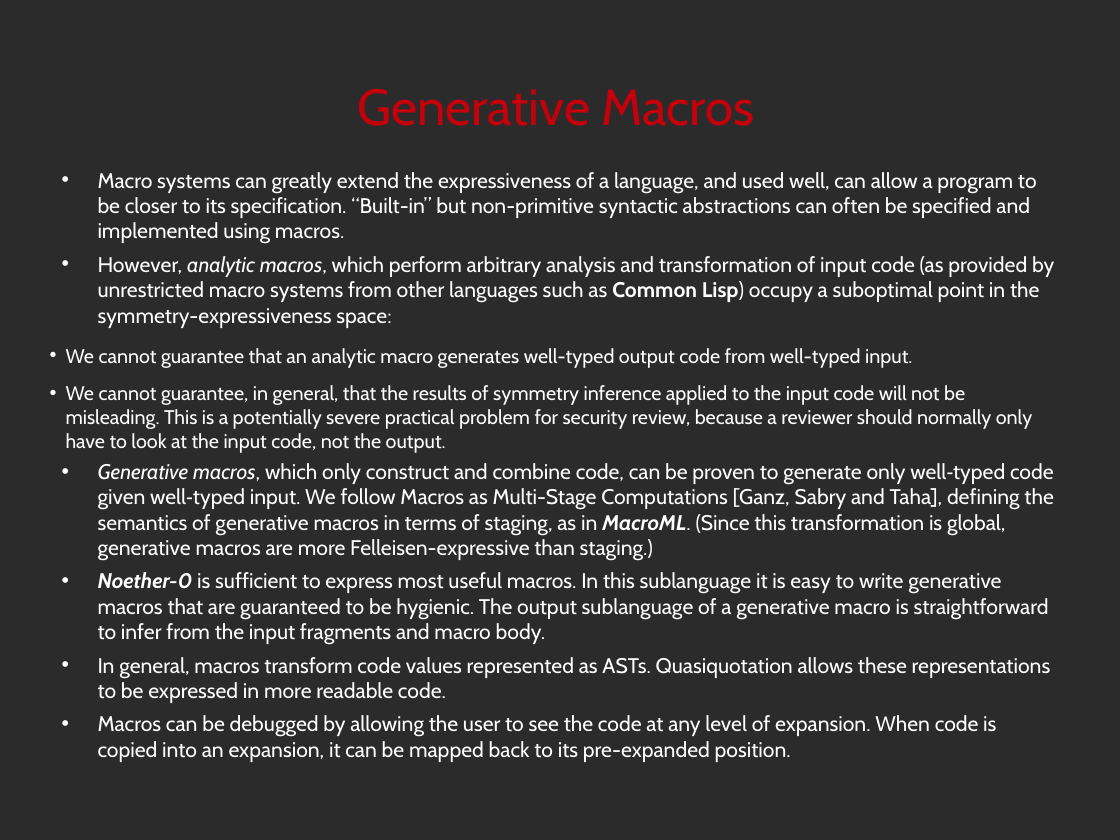
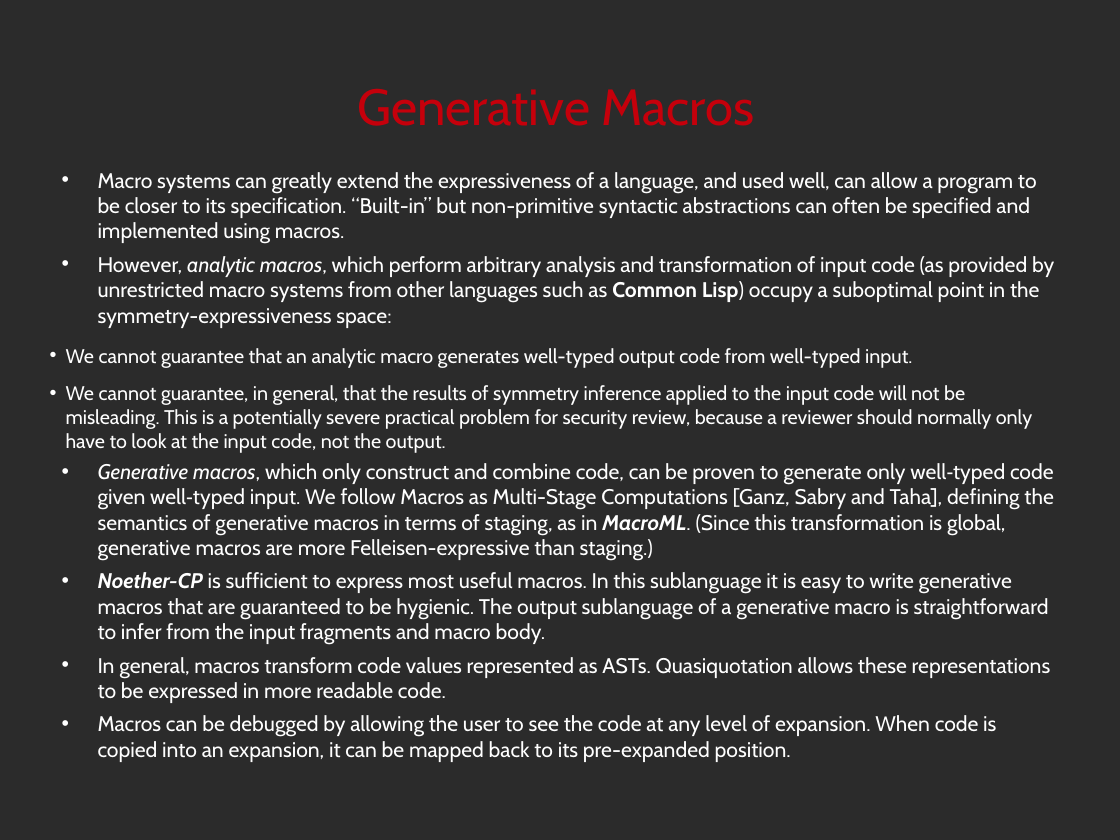
Before and after one commit to noether-lang/noether, a slide deck: slide 59 of doc/presentations/StrangeLoop/src/noether.odp. Drawn at 1120x840 pixels with LibreOffice and Linux fonts; fonts in the diff are those of the drawing; background and template pictures are left out; a plain dark background stands for a picture behind light text. Boxes give left, top, right and bottom in pixels: in the first picture for what was removed or moved away, otherwise in the second. Text is boxed around its words. In the diff, an @@ line names an element or a change of style, - is before the commit and + after.

Commit message:
Add 'C' to some sublanguage names; minor corrections and terminology changes.

```diff
--- a/doc/presentations/StrangeLoop/src/noether.odp
+++ b/doc/presentations/StrangeLoop/src/noether.odp
@@ text at [98, 572, 1049, 645]: text changed @@
-• Noether-0 is sufficient to express most useful macros. In this sublanguage it is easy to write generative macros that are guaranteed to be hygienic. The output sublanguage of a generative macro is straightforward to infer from the input fragments and macro body.
+• Noether-CP is sufficient to express most useful macros. In this sublanguage it is easy to write generative macros that are guaranteed to be hygienic. The output sublanguage of a generative macro is straightforward to infer from the input fragments and macro body.
```
Also in this commit, not shown: 33 other slides changed, 1 other file.
